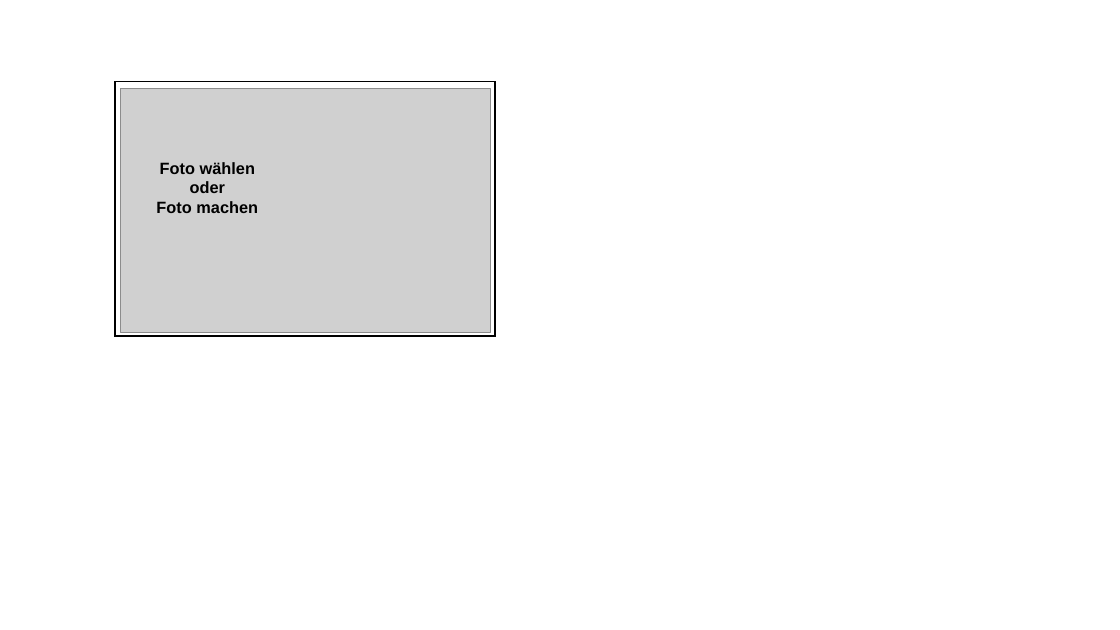
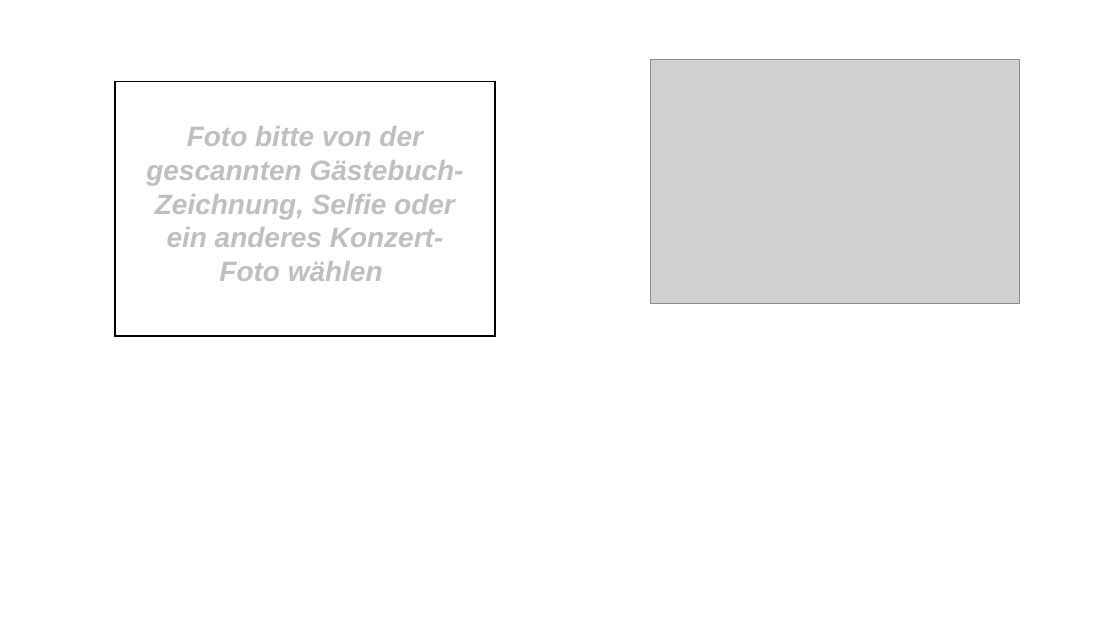
Before and after one commit to JazzLiveAarau/WwwGuestbook, a slide deck: slide 10 of Description/JazzGuestsUpload.pptx. Drawn at 1120x630 pixels with LibreOffice and Linux fonts; fonts in the diff are those of the drawing; grey boxes stand for pictures. Boxes give left, top, right and bottom in pixels: in the first picture for what was removed or moved away, otherwise in the second. Text is boxed around its words. In the diff, an @@ line names an element or a change of style, - is before the commit and + after.

```diff
--- a/Description/JazzGuestsUpload.pptx
+++ b/Description/JazzGuestsUpload.pptx
@@ picture: place and size @@
-picture at <box>121,88,491,333</box>
+picture at <box>650,60,1020,304</box>
@@ text at <box>146,126,464,281</box>: text changed; size 14 to 24 pt; text colour #000000 to #BFBFBF; italic on @@
-Foto wählen
-oder
-Foto machen
+Foto bitte von der gescannten Gästebuch- Zeichnung, Selfie oder ein anderes Konzert-Foto wählen
```
Also in this commit, not shown: 1 other slide changed, 1 slide added, 1 slide removed, 5 other files.
